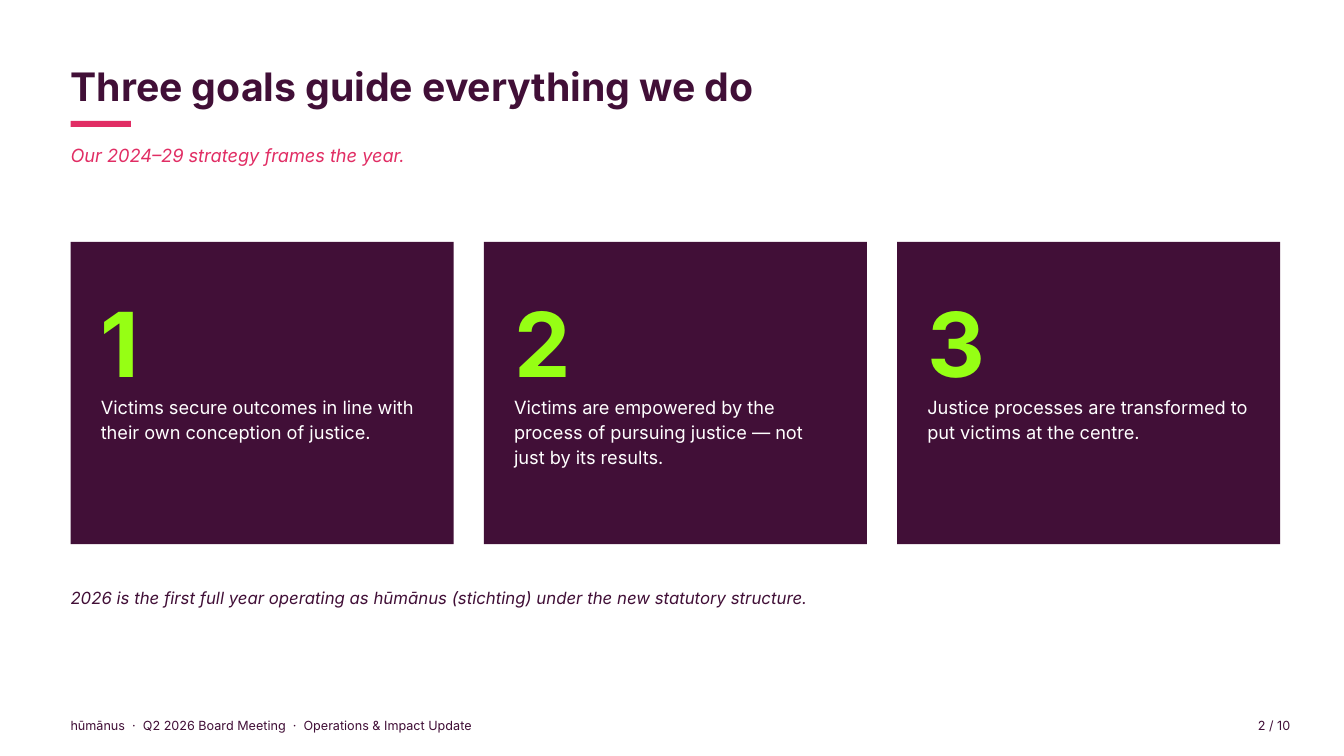
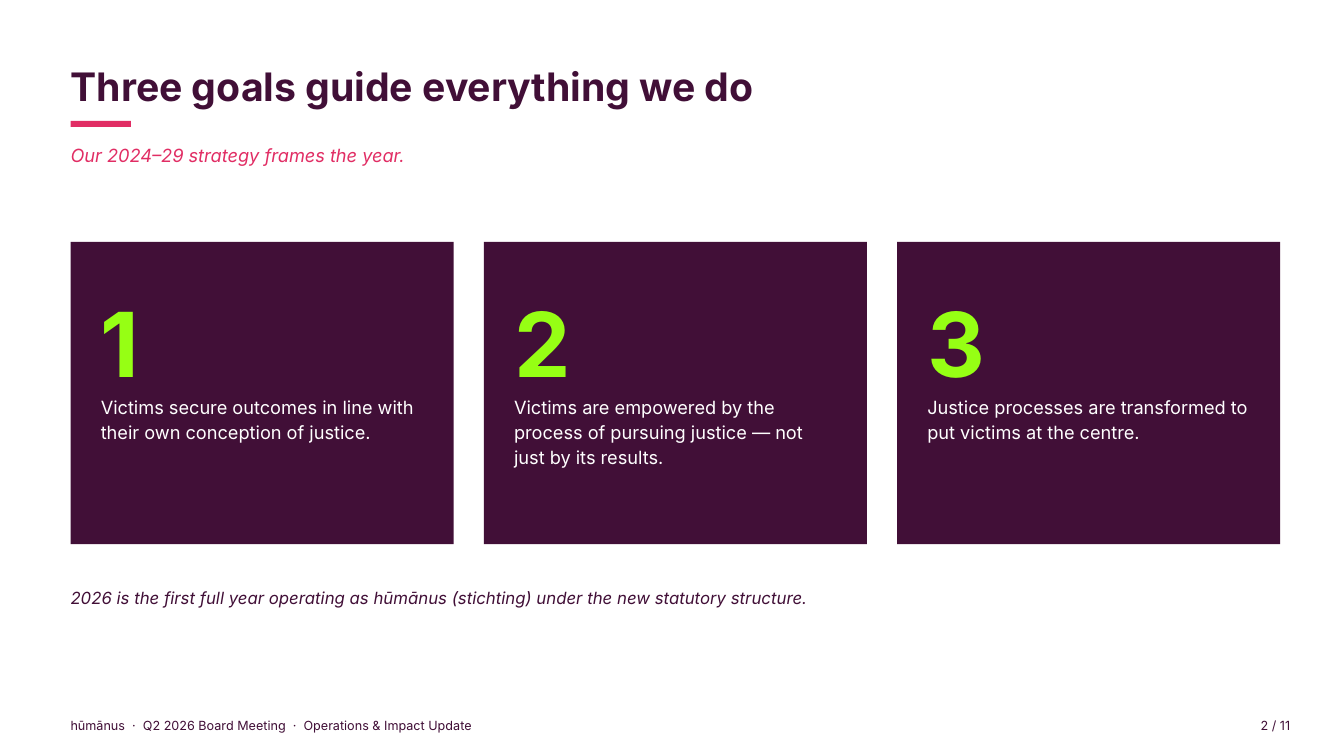
Before and after one commit to evafrances04/humanusGovernance, a slide deck: slide 2 of 2026/Q2/08-ED-Operations-Impact-Y2D.pptx. Drawn at 1344x756 pixels with LibreOffice and Linux fonts; fonts in the diff are those of the drawing. Boxes give left, top, right and bottom in pixels: in the first picture for what was removed or moved away, otherwise in the second. Text is boxed around its words. In the diff, an @@ line names an element or a change of style, - is before the commit and + after.

```diff
--- a/2026/Q2/08-ED-Operations-Impact-Y2D.pptx
+++ b/2026/Q2/08-ED-Operations-Impact-Y2D.pptx
@@ text at (1261, 720, 1290, 730): text changed @@
-2 / 10
+2 / 11
```
Also in this commit, not shown: 7 other slides changed, 1 slide added, 1 other file.
